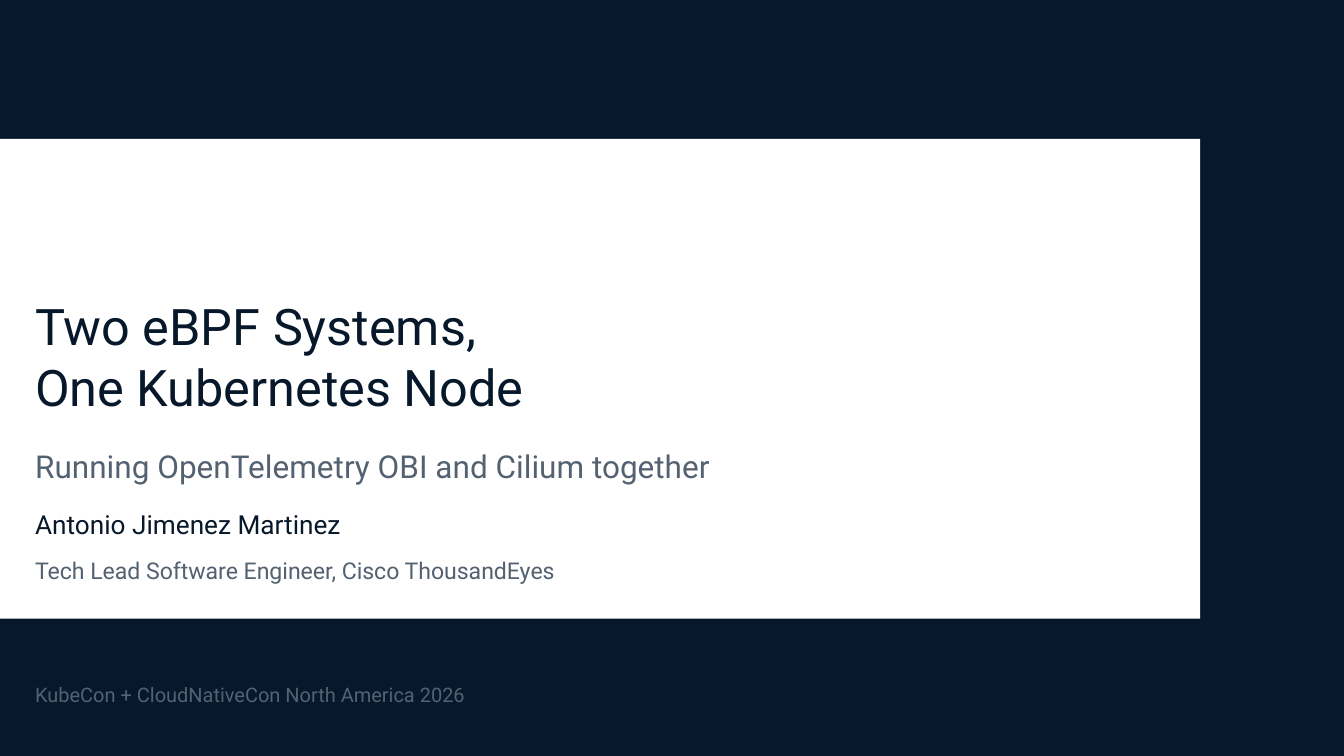
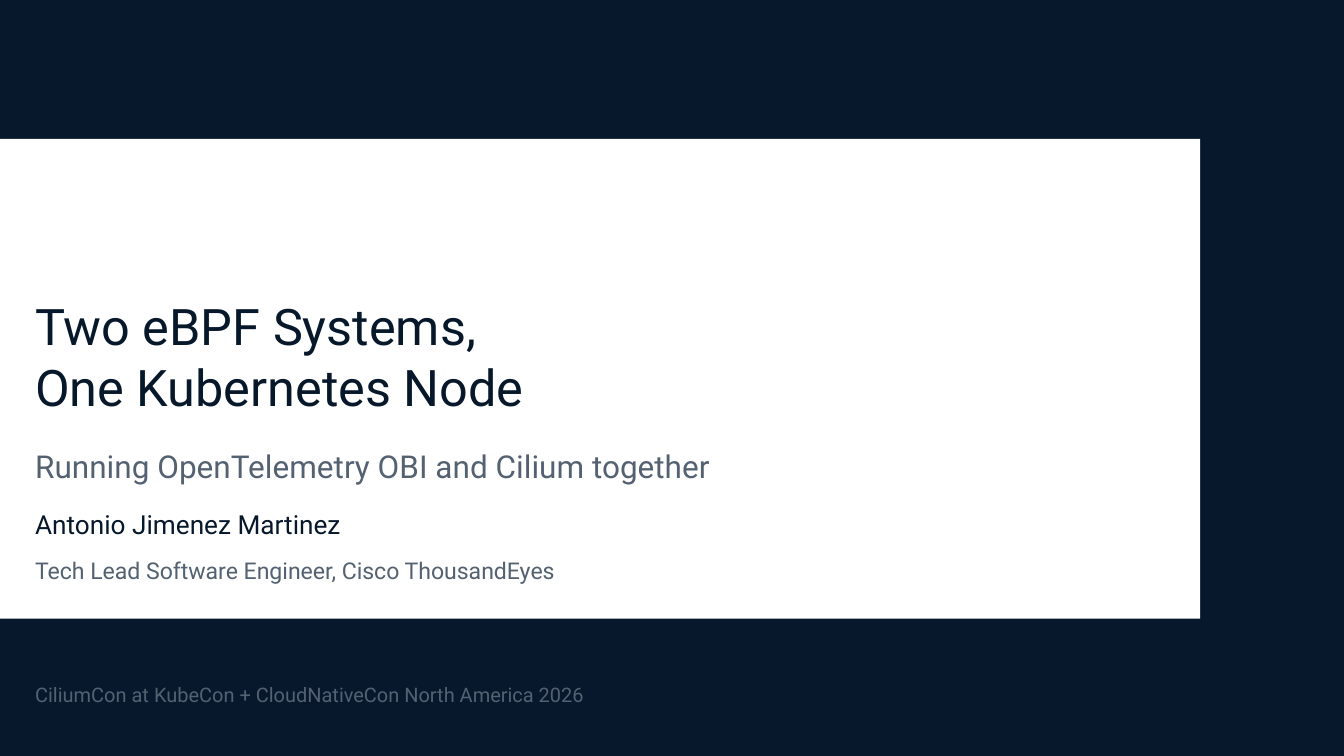
Before and after one commit to ajimenez1503/cilium-obi-demo, a slide deck: slide 1 of slides/cilium-obi-session-deck-latest.pptx. Drawn at 1344x756 pixels with LibreOffice and Linux fonts; fonts in the diff are those of the drawing; background and template pictures are left out. Boxes give left, top, right and bottom in pixels: in the first picture for what was removed or moved away, otherwise in the second. Text is boxed around its words. In the diff, an @@ line names an element or a change of style, - is before the commit and + after.

```diff
--- a/slides/cilium-obi-session-deck-latest.pptx
+++ b/slides/cilium-obi-session-deck-latest.pptx
@@ text at [35,687,584,702]: text changed @@
-KubeCon + CloudNativeCon North America 2026
+CiliumCon at KubeCon + CloudNativeCon North America 2026
```
Also in this commit, not shown: 4 other files.
